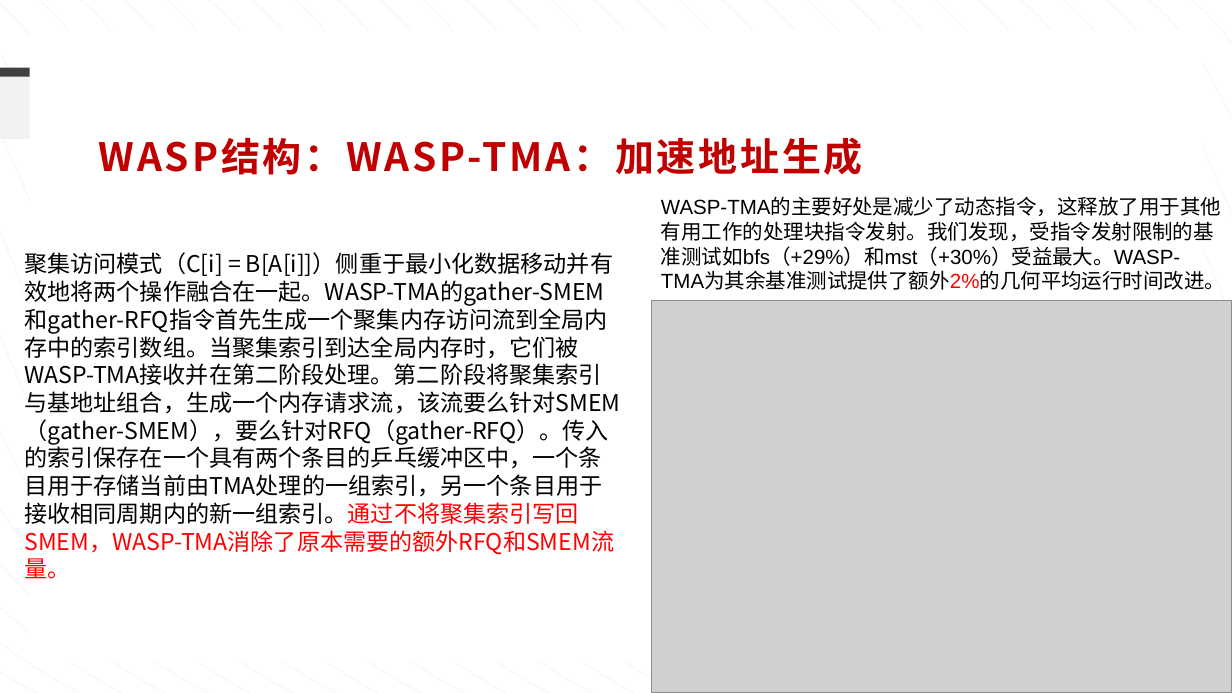
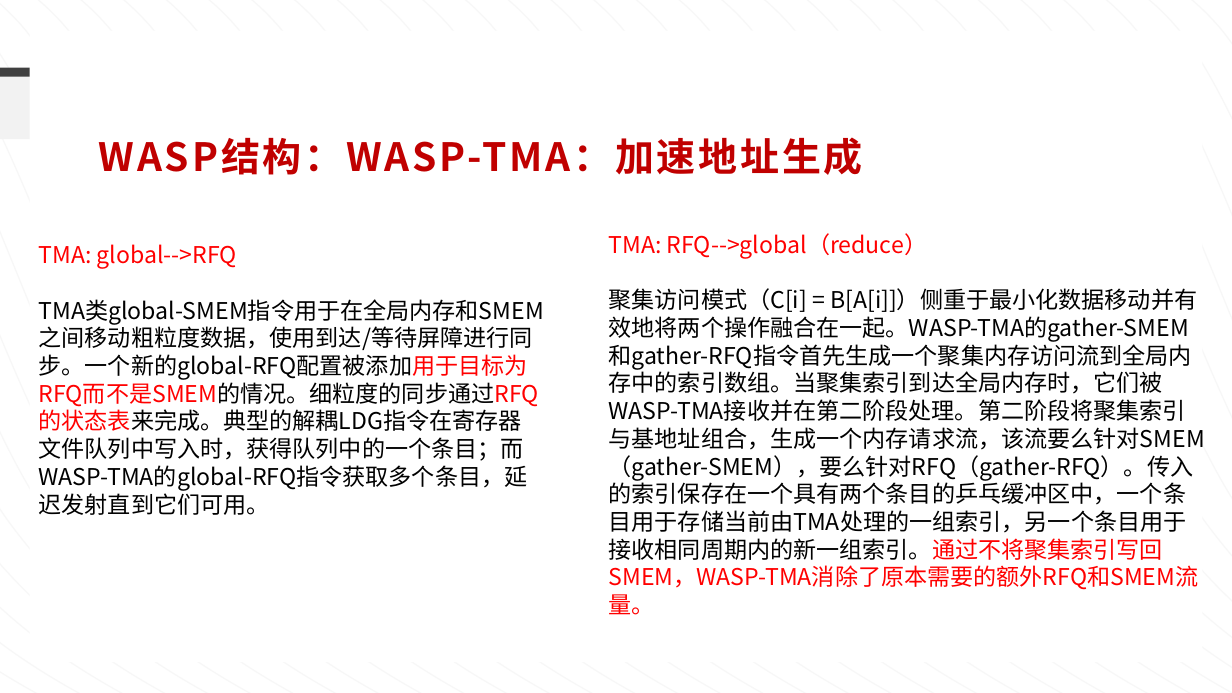
Before and after one commit to ziyuhuang123/dataflow_code, a slide deck: slide 17 of weekly_report/组会-0913.pptx (slide 21 before the commit). Drawn at 1232x693 pixels with LibreOffice and Linux fonts; fonts in the diff are those of the drawing; grey boxes stand for pictures. Boxes give left, top, right and bottom in pixels: in the first picture for what was removed or moved away, otherwise in the second. Text is boxed around its words. In the diff, an @@ line names an element or a change of style, - is before the commit and + after.

```diff
--- a/weekly_report/组会-0913.pptx
+++ b/weekly_report/组会-0913.pptx
@@ text removed at bbox=[661, 198, 1225, 290] @@
-WASP-TMA的主要好处是减少了动态指令，这释放了用于其他有用工作的处理块指令发射。我们发现，受指令发射限制的基准测试如bfs（+29%）和mst（+30%）受益最大。WASP-TMA为其余基准测试提供了额外2%的几何平均运行时间改进。
@@ text "TMA: RFQ-->global（reduce）": place and size @@
-text "TMA: RFQ-->global（reduce）" at bbox=[24, 252, 620, 579]
+text "TMA: RFQ-->global（reduce）" at bbox=[609, 233, 1205, 615]
@@ text at bbox=[609, 233, 927, 259]: paragraph added @@
+TMA: RFQ-->global（reduce）
@@ text added at bbox=[39, 244, 544, 515], 18 pt, text #000000 @@
+TMA: global-->RFQ
+TMA类global-SMEM指令用于在全局内存和SMEM之间移动粗粒度数据，使用到达/等待屏障进行同步。一个新的global-RFQ配置被添加用于目标为RFQ而不是SMEM的情况。细粒度的同步通过RFQ的状态表来完成。典型的解耦LDG指令在寄存器文件队列中写入时，获得队列中的一个条目；而WASP-TMA的global-RFQ指令获取多个条目，延迟发射直到它们可用。
@@ picture removed at bbox=[653, 301, 1232, 693] @@
```
Also in this commit, not shown: 14 other slides changed, 2 slides added, 6 slides removed, 19 other files.
